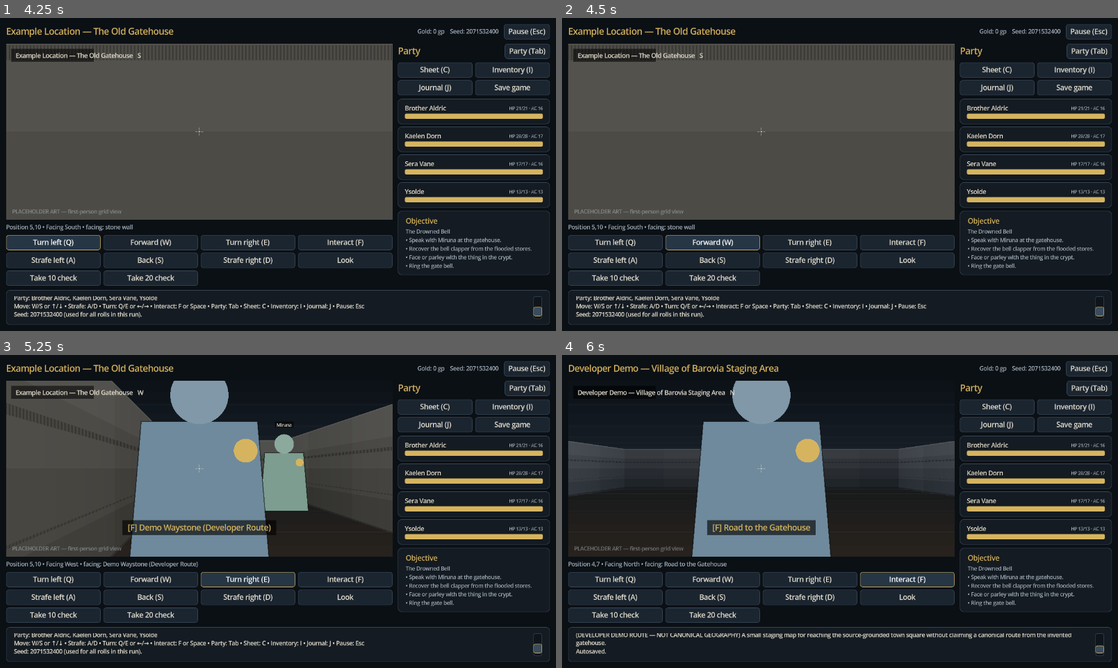
Above: before the commit, frames 1-4 (two rows, left to right).
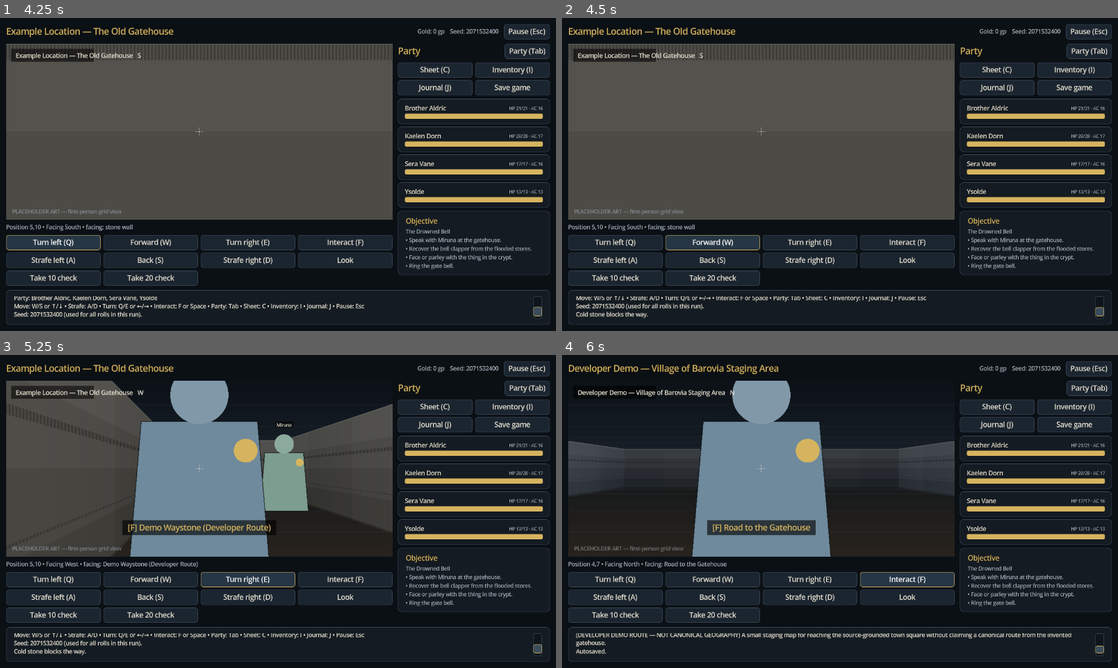
Above: after the commit, the same moments.

Repository: sauriangloom-commits/exo773
Game: Godot game, scene res://scenes/Main.tscn
Two runs of this game, one before a commit and one after it. Both use one fixed random seed, a clock stepped at 60 frames per second and the inputs below.
Inputs:
- Up to frame 1 (4.25 s): click "Choose a campaign" at 0.5 s; click "New game" at 1.25 s; click "Begin" at 2 s; click "Begin the campaign" at 2.75 s; click "Turn left (Q)" at 3.5 s
- Up to frame 2 (4.5 s): click "Forward (W)" at 4.25 s
- Up to frame 3 (5.25 s): click "Turn right (E)" at 5 s
- Up to frame 4 (6 s): click "Interact (F)" at 5.75 s

Frame 1 is identical in both runs. In frame 2, 1.4% of the frame differs, in the area x 2-98%, y 88-96%; in frame 3, 1.4%; in frame 4, less than 0.1%.

Commit message:
Log exploration refusals so a blocked action explains itself
Eight refusal sites only set last_ui_message, which nothing reads, so walking
into a wall, a closed door or an NPC, finding nothing in reach or a used-up
object, or having no one able to pick a lock produced no feedback at all while
adjacent actions logged.

One _refuse helper now sets the message, logs the line unless it repeats the
previous entry, and returns the same failure dictionary, so callers, rules and
saves are untouched. Every family and both input paths have regression tests,
and a refusal layout scenario checks separately that the line is logged, is
rendered by the log widget and sits inside the client without a modal.

🤖 Generated with Codebuff
Co-Authored-By: Codebuff <noreply@codebuff.com>

Diff:
--- a/src/game_state.gd
+++ b/src/game_state.gd
@@ -766,6 +766,21 @@
 	_log(text)
 
 
+## A refusal with one player-visible home: the returned dictionary, the last-UI
+## message and the exploration log.
+##
+## Refusals used to set `last_ui_message` and return without logging, and no UI
+## reads that variable, so a blocked step into a wall produced no feedback at
+## all. A consecutive identical line is not logged twice: walking into the same
+## wall should not bury the log under duplicates. The return shape is unchanged
+## for every caller (`{"ok": false, "message": text}`).
+func _refuse(text: String) -> Dictionary:
+	last_ui_message = text
+	if log_lines.is_empty() or String(log_lines[log_lines.size() - 1]) != text:
+		_log(text)
+	return {"ok": false, "message": text}
+
+
 func _set_mode(new_mode: String) -> void:
 	if mode == new_mode:
 		return
@@ -810,16 +825,13 @@
 		return {"ok": false, "message": "You cannot move right now."}
 	var dest := position + delta
 	if not dungeon.in_bounds(dest) or dungeon.is_wall(dest):
-		last_ui_message = "Cold stone blocks the way."
-		return {"ok": false, "message": last_ui_message}
+		return _refuse("Cold stone blocks the way.")
 	var door := dungeon.door_at(dest)
 	if not door.is_empty() and not dungeon.is_door_open(dest):
-		last_ui_message = "%s is closed. Press F to open it." % String(door.get("name", "The door"))
-		return {"ok": false, "message": last_ui_message}
+		return _refuse("%s is closed. Press F to open it." % String(door.get("name", "The door")))
 	var npc := dungeon.npc_at(dest)
 	if not npc.is_empty():
-		last_ui_message = "%s is in the way." % String(npc.get("name", "Someone"))
-		return {"ok": false, "message": last_ui_message}
+		return _refuse("%s is in the way." % String(npc.get("name", "Someone")))
 	var first_visit := not dungeon.visited.has(dest)
 	position = dest
 	dungeon.visit(position)
@@ -855,7 +867,7 @@
 			last_ui_message = "A cold stone wall. Nothing here but mortar and damp."
 			_log(last_ui_message)
 		_:
-			last_ui_message = "There is nothing within reach."
+			return _refuse("There is nothing within reach.")
 	return {"ok": false, "message": last_ui_message}
 
 
@@ -889,8 +901,7 @@
 		return {"ok": true, "message": "Door unlocked with key."}
 	var actor := _best_skill_actor("open_lock")
 	if actor == null:
-		last_ui_message = "No one can pick the lock."
-		return {"ok": false, "message": last_ui_message}
+		return _refuse("No one can pick the lock.")
 	var dc := int(door.get("lock_dc", 15))
 	var check := Rules.skill_check(rng, actor, "open_lock", dc, {"take": take})
 	if not bool(check.get("available", true)):
@@ -933,8 +944,7 @@
 func _interact_object(obj: Dictionary, take := 0) -> Dictionary:
 	var obj_id := String(obj.get("id", ""))
 	if dungeon.is_removed(obj_id):
-		last_ui_message = "There is nothing left here."
-		return {"ok": false, "message": last_ui_message}
+		return _refuse("There is nothing left here.")
 	_log(String(obj.get("look", "")))
 	for interaction in Array(obj.get("interactions", [])):
 		var i: Dictionary = interaction
@@ -951,8 +961,7 @@
 		if forbidden_flag != "" and bool(flags.get(forbidden_flag, false)):
 			continue
 		return _run_interaction(obj, i, take)
-	last_ui_message = "You find nothing you can use."
-	return {"ok": false, "message": last_ui_message}
+	return _refuse("You find nothing you can use.")
 
 
 func _run_interaction(obj: Dictionary, interaction: Dictionary, take := 0) -> Dictionary:
@@ -961,8 +970,7 @@
 	if skill != "":
 		var actor := _best_skill_actor(skill)
 		if actor == null:
-			last_ui_message = "No conscious adventurer can attempt that."
-			return {"ok": false, "message": last_ui_message}
+			return _refuse("No conscious adventurer can attempt that.")
 		var dc := int(interaction.get("dc", 10))
 		var check := Rules.skill_check(
 			rng,
--- a/src/main.gd
+++ b/src/main.gd
@@ -1877,6 +1877,8 @@
 			open_modal("Journal", func() -> Control:
 				return Panels.journal()
 			, 800, 560)
+		"refusal":
+			_blocked_move_probe()
 		"fullscreen":
 			Game.set_fullscreen(true)
 			# Switching to exclusive fullscreen is asynchronous; a fixed frame count
@@ -1924,6 +1926,10 @@
 		var journal_report: Array = await _layout_journal()
 		failures += int(journal_report[0])
 		checked += int(journal_report[1])
+	if scenario == "refusal":
+		var feedback_report: Array = await _layout_feedback()
+		failures += int(feedback_report[0])
+		checked += int(feedback_report[1])
 	# A screen that never built would otherwise pass with nothing to check. The
 	# journal is one text surface plus the modal's own button, so its floor is 2.
 	var minimum_checked := 2 if scenario == "journal" else 5
@@ -1962,6 +1968,55 @@
 		print("CAPTURED %s" % shot_path)
 	else:
 		print("CAPTURE FAILED %s" % shot_name)
+
+
+## Faces the party out of the map and walks into the edge. The refusal must reach
+## the exploration log; `_layout_feedback` checks where.
+func _blocked_move_probe() -> void:
+	Game.position = Vector2i(0, 0)
+	Game.facing = Dungeon.WEST
+	Game.move_forward()
+	# The keyboard handler refreshes after acting; do the same so the log widget
+	# reflects the refusal the way a player would see it.
+	if current_screen != null and current_screen.has_method("refresh_screen"):
+		current_screen.refresh_screen()
+
+
+## Separates "the message exists" from "the player can see it": the line must be
+## in `Game.log_lines`, in the log widget's rendered text, and the widget must lie
+## inside the client. The capture taken after this is the visual evidence.
+func _layout_feedback() -> Array:
+	var screen := current_screen as ExplorationScreen
+	if screen == null or screen.log_label == null:
+		print("  LAYOUT FEEDBACK NO LOG WIDGET")
+		return [1, 0]
+	var line := "Cold stone blocks the way."
+	var failures := 0
+	var logged := false
+	for entry in Game.log_lines.slice(maxi(0, Game.log_lines.size() - 3)):
+		if String(entry) == line:
+			logged = true
+	if not logged:
+		failures += 1
+		print("  LAYOUT FEEDBACK MISSING FROM LOG")
+	var rendered := screen.log_label.get_parsed_text()
+	if not rendered.contains(line):
+		failures += 1
+		print("  LAYOUT FEEDBACK MISSING FROM LOG WIDGET")
+	if not rendered.strip_edges().ends_with(line):
+		failures += 1
+		print("  LAYOUT FEEDBACK LINE IS NOT THE NEWEST ENTRY")
+	var rect := screen.log_label.get_global_rect()
+	if not get_viewport().get_visible_rect().encloses(rect):
+		failures += 1
+		print("  LAYOUT FEEDBACK LOG OUTSIDE CLIENT rect=%s" % str(rect))
+	if modal != null:
+		failures += 1
+		print("  LAYOUT FEEDBACK LOG COVERED BY MODAL '%s'" % modal_title)
+	if screen.log_label.get_visible_line_count() <= 0:
+		failures += 1
+		print("  LAYOUT FEEDBACK LOG SHOWS NO LINES")
+	return [failures, 1]
 
 
 ## Shows one earned fact so the journal's layout covers wrapped prose instead of
--- /dev/null
+++ b/tests/test_refusals.gd
@@ -0,0 +1,212 @@
+extends GutTest
+
+## Every refusal family reaches the exploration log now, and a repeated identical
+## refusal does not stack. Before this, eight paths set `last_ui_message` and
+## returned, and no UI reads that variable, so nothing appeared anywhere.
+
+const DEMO := "ravenloft_demo"
+const WALL_LINE := "Cold stone blocks the way."
+
+
+func before_each() -> void:
+	Game.reset_to_menu()
+	var loaded := Game.load_campaign(DEMO)
+	assert_true(bool(loaded.get("ok", false)), String(loaded.get("message", "")))
+	var started := Game.new_game(["kaelen", "sera", "aldric", "ysolde"], 4242)
+	assert_true(bool(started.get("ok", false)), String(started.get("message", "")))
+
+
+func after_each() -> void:
+	Game.reset_to_menu()
+	Game.load_campaign(DEMO)
+
+
+func _count(line: String) -> int:
+	var total := 0
+	for entry in Game.log_lines:
+		if String(entry) == line:
+			total += 1
+	return total
+
+
+func _kill_party() -> void:
+	for ch in Game.party:
+		if not ch.has_condition("dead"):
+			ch.add_effect("dead", "Dead", 0, "condition")
+
+
+## A cell the party can stand on whose step leads to `target` from `facing`.
+func _stand_and_face(target: Vector2i) -> Dictionary:
+	for facing in [Dungeon.NORTH, Dungeon.EAST, Dungeon.SOUTH, Dungeon.WEST]:
+		var from: Vector2i = target - Dungeon.DIRS[facing]
+		if not Game.dungeon.in_bounds(from) or Game.dungeon.is_wall(from):
+			continue
+		if not Game.dungeon.door_at(from).is_empty():
+			continue
+		Game.position = from
+		Game.facing = facing
+		return {"from": from, "facing": facing}
+	return {}
+
+
+func test_blocked_step_refuses_and_logs_once() -> void:
+	Game.position = Vector2i(0, 0)
+	Game.facing = Dungeon.WEST
+	var before := Game.log_lines.size()
+	var result := Game.move_forward()
+	assert_false(bool(result.get("ok", true)))
+	assert_eq(String(result.get("message", "")), WALL_LINE)
+	assert_eq(Game.last_ui_message, WALL_LINE)
+	assert_eq(Game.log_lines.size(), before + 1, "the refusal adds one log line")
+	assert_eq(String(Game.log_lines[Game.log_lines.size() - 1]), WALL_LINE)
+
+
+func test_repeated_blocked_step_does_not_duplicate_the_line() -> void:
+	Game.position = Vector2i(0, 0)
+	Game.facing = Dungeon.WEST
+	Game.move_forward()
+	var after_first := Game.log_lines.size()
+	var second := Game.move_forward()
+	assert_false(bool(second.get("ok", true)))
+	assert_eq(String(second.get("message", "")), WALL_LINE, "the message is still returned")
+	assert_eq(Game.log_lines.size(), after_first, "a consecutive duplicate is suppressed")
+	assert_eq(_count(WALL_LINE), 1)
+
+
+func test_a_different_line_between_refusals_logs_again() -> void:
+	Game.position = Vector2i(0, 0)
+	Game.facing = Dungeon.WEST
+	Game.move_forward()
+	Game.log("You listen at the wall.")
+	Game.move_forward()
+	assert_eq(_count(WALL_LINE), 2, "only consecutive duplicates are suppressed")
+
+
+func test_closed_door_refusal() -> void:
+	var setup := {}
+	for cell in Game.dungeon.doors.keys():
+		if Game.dungeon.is_door_open(cell):
+			continue
+		setup = _stand_and_face(cell)
+		if not setup.is_empty():
+			break
+	assert_false(setup.is_empty(), "the demo has a closed door the party can reach")
+	if setup.is_empty():
+		return
+	var door := Game.dungeon.door_at(Vector2i(Game.position) + Dungeon.DIRS[Game.facing])
+	var expected := "%s is closed. Press F to open it." % String(door.get("name", "The door"))
+	var result := Game.move_forward()
+	assert_false(bool(result.get("ok", true)))
+	assert_eq(String(result.get("message", "")), expected)
+	assert_eq(Game.last_ui_message, expected)
+	assert_eq(String(Game.log_lines[Game.log_lines.size() - 1]), expected)
+
+
+func test_npc_in_the_way_refusal() -> void:
+	var setup := {}
+	var npc := {}
+	for npc_id in Game.dungeon.npcs.keys():
+		if Game.dungeon.is_removed(npc_id):
+			continue
+		npc = Game.dungeon.npcs[npc_id]
+		setup = _stand_and_face(npc["pos"])
+		if not setup.is_empty():
+			break
+	assert_false(setup.is_empty(), "an NPC stands somewhere the party can step into")
+	if setup.is_empty():
+		return
+	var expected := "%s is in the way." % String(npc.get("name", "Someone"))
+	var result := Game.move_forward()
+	assert_false(bool(result.get("ok", true)))
+	assert_eq(String(result.get("message", "")), expected)
+	assert_eq(String(Game.log_lines[Game.log_lines.size() - 1]), expected)
+
+
+func test_nothing_within_reach_refusal() -> void:
+	var spot := {}
+	for y in 12:
+		for x in 12:
+			var cell := Vector2i(x, y)
+			if not Game.dungeon.in_bounds(cell) or Game.dungeon.is_wall(cell):
+				continue
+			for facing in [Dungeon.NORTH, Dungeon.EAST, Dungeon.SOUTH, Dungeon.WEST]:
+				var target := Game.dungeon.front_target(cell, facing)
+				if String(target.get("kind", "")) == "floor":
+					spot = {"cell": cell, "facing": facing}
+					break
+			if not spot.is_empty():
+				break
+		if not spot.is_empty():
+			break
+	assert_false(spot.is_empty(), "the demo has open floor to look at")
+	if spot.is_empty():
+		return
+	Game.position = spot["cell"]
+	Game.facing = spot["facing"]
+	var result := Game.interact()
+	assert_false(bool(result.get("ok", true)))
+	assert_eq(String(result.get("message", "")), "There is nothing within reach.")
+	assert_eq(String(Game.log_lines[Game.log_lines.size() - 1]), "There is nothing within reach.")
+
+
+func test_no_lockpicker_refusal() -> void:
+	_kill_party()
+	var result := Game._try_open_door({"id": "qa_locked", "name": "QA door", "locked": true, "lock_dc": 15}, 0)
+	assert_false(bool(result.get("ok", true)))
+	assert_eq(String(result.get("message", "")), "No one can pick the lock.")
+	assert_eq(Game.last_ui_message, "No one can pick the lock.")
+	assert_eq(String(Game.log_lines[Game.log_lines.size() - 1]), "No one can pick the lock.")
+
+
+func test_removed_object_refusal() -> void:
+	Game.dungeon.mark_removed("qa_ghost")
+	var result := Game._interact_object({"id": "qa_ghost", "look": "A shelf."}, 0)
+	assert_false(bool(result.get("ok", true)))
+	assert_eq(String(result.get("message", "")), "There is nothing left here.")
+	assert_eq(String(Game.log_lines[Game.log_lines.size() - 1]), "There is nothing left here.")
+
+
+func test_no_usable_interaction_refusal() -> void:
+	var before := Game.log_lines.size()
+	var result := Game._interact_object({"id": "qa_bare_shelf", "look": "A bare shelf.", "interactions": []}, 0)
+	assert_false(bool(result.get("ok", true)))
+	assert_eq(String(result.get("message", "")), "You find nothing you can use.")
+	assert_eq(Game.log_lines.size(), before + 2, "the look and the refusal both log")
+	assert_eq(String(Game.log_lines[Game.log_lines.size() - 1]), "You find nothing you can use.")
+
+
+func test_no_conscious_adventurer_refusal() -> void:
+	_kill_party()
+	var result := Game._run_interaction({"id": "qa_box"}, {"skill": "search", "dc": 10, "label": "the shelf"}, 0)
+	assert_false(bool(result.get("ok", true)))
+	assert_eq(String(result.get("message", "")), "No conscious adventurer can attempt that.")
+	assert_eq(String(Game.log_lines[Game.log_lines.size() - 1]), "No conscious adventurer can attempt that.")
+
+
+func test_refusal_returns_the_failure_shape() -> void:
+	Game.position = Vector2i(0, 0)
+	Game.facing = Dungeon.WEST
+	var result := Game.move_forward()
+	assert_false(bool(result["ok"]))
+	assert_true(result.has("message"))
+	assert_eq(result.size(), 2, "the dictionary keeps exactly its two keys")
+	assert_eq(String(result["message"]), Game.last_ui_message)
+
+
+func test_both_input_paths_share_one_log_line() -> void:
+	var screen := ExplorationScreen.new()
+	add_child_autofree(screen)
+	await wait_frames(2)
+	Game.position = Vector2i(0, 0)
+	Game.facing = Dungeon.WEST
+	# Keyboard: the handler calls Game.move_forward() and drops the result.
+	Game.move_forward()
+	var after_keyboard := Game.log_lines.size()
+	# Action bar: the handler calls the same function and hands the result to
+	# _do(), which refreshes the screen and must not log the refusal twice.
+	var result := Game.move_forward()
+	screen._do(result)
+	await wait_frames(1)
+	assert_eq(Game.log_lines.size(), after_keyboard, "the action path adds no duplicate")
+	assert_eq(_count(WALL_LINE), 1)
+	assert_true(screen.log_label.text.contains(WALL_LINE), "the log widget shows the refusal")
Not shown, changed: docs/PROGRAM_PROGRESS.md
Not shown, changed: docs/ROADMAP.md
Not shown, changed: docs/SETUP.md
Not shown, changed: docs/SUPPORTED_FEATURES.md
Not shown, changed: docs/TEST_REPORT.md
